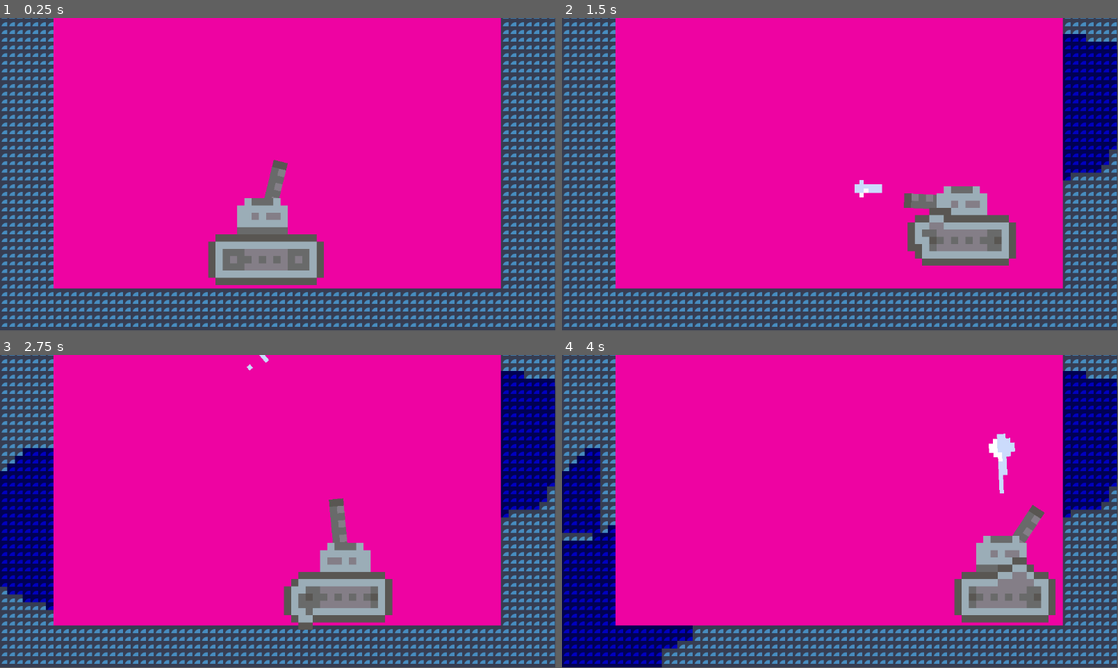
Above: before the commit, frames 1-4 (two rows, left to right).
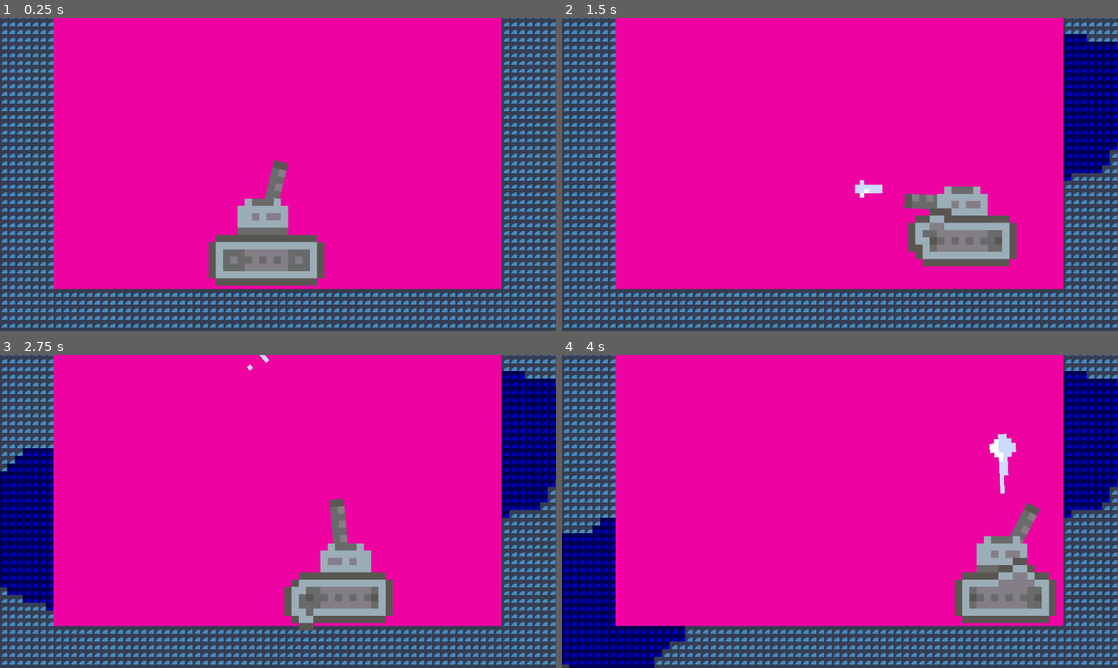
Above: after the commit, the same moments.

Repository: Jorgelino328/Inkblut
Game: Godot game, scene res://Scenes/test_scene.tscn
The game is run twice, just before and just after one commit, with the same random seed, the same clock (stepped at 60 frames per second) and the same inputs. The engine's default icon, where the game draws it, is replaced by a stand-in: a white triangle on a blue panel in a dark square.
Inputs (mouse positions are in pixels of both pictures, inside the frame that each line leads up to):
- Up to frame 1 (0.25 s): no input
- Up to frame 2 (1.5 s): move the mouse to (962, 158) at 0.52 s; hold D (move_right) from 0.53 s (still down); click (962, 158) at 0.6 s; tap Space (jump) at 0.77 s; move the mouse to (728, 190) at 1.27 s; click (728, 190) at 1.35 s
- Up to frame 3 (2.75 s): tap Space (jump) at 1.52 s; move the mouse to (333, 442) at 2.02 s; release D (move_right) at 2.03 s; hold A (move_left) from 2.03 s (still down); click (333, 442) at 2.1 s
- Up to frame 4 (4 s): move the mouse to (812, 574) at 2.77 s; release A (move_left) at 2.78 s; hold D (move_right) from 2.78 s (still down); click (812, 574) at 2.85 s; tap Space (jump) at 3.02, 3.77 s; move the mouse to (1006, 558) at 3.52 s; click (1006, 558) at 3.6 s
In our replay, the window is 799x449 before the commit and 800x450 after it. These sizes can differ from the game's own. Grey fills any space a smaller window leaves; there, only what the larger window draws over its background counts as a difference.

The runs differ from the first frame. In frame 1, 6.4% of the frame differs, in the area x 0-100%, y 0-99%; in frame 2, 6.5%; in frame 3, 6.5%; in frame 4, 8.6%, in the area x 0-100%, y 0-100%.

Commit message:
feat: added menu and quit screens

Diff:
--- /dev/null
+++ b/Assets/Themes/inkblut_classic.tres
@@ -0,0 +1,71 @@
+[gd_resource type="Theme" load_steps=8 format=3 uid="uid://dyswh45trxwxj"]
+
+[ext_resource type="FontFile" uid="uid://cqp33stkjbo7x" path="res://Assets/Fonts/Typodermic Fonts/octin spraypaint a rg.otf" id="1_e0hkm"]
+[ext_resource type="FontFile" uid="uid://boprqy7ku3opr" path="res://Assets/Fonts/Typodermic Fonts/almonte.otf" id="1_psrgg"]
+
+[sub_resource type="StyleBoxFlat" id="StyleBoxFlat_8p7v8"]
+bg_color = Color(0.2, 0.00784314, 0.168627, 0.627451)
+corner_radius_top_left = 10
+corner_radius_top_right = 10
+corner_radius_bottom_right = 10
+corner_radius_bottom_left = 10
+shadow_color = Color(0, 0, 0, 0.615686)
+shadow_size = 2
+shadow_offset = Vector2(15, 10)
+
+[sub_resource type="StyleBoxFlat" id="StyleBoxFlat_fovey"]
+bg_color = Color(0.4, 0.0392157, 0.345098, 0.627451)
+corner_radius_top_left = 10
+corner_radius_top_right = 10
+corner_radius_bottom_right = 10
+corner_radius_bottom_left = 10
+shadow_color = Color(0, 0, 0, 0.615686)
+shadow_size = 2
+shadow_offset = Vector2(15, 10)
+
+[sub_resource type="StyleBoxFlat" id="StyleBoxFlat_jetrh"]
+bg_color = Color(0.54902, 0.0745098, 0.478431, 0.627451)
+corner_radius_top_left = 10
+corner_radius_top_right = 10
+corner_radius_bottom_right = 10
+corner_radius_bottom_left = 10
+shadow_color = Color(0, 0, 0, 0.615686)
+shadow_size = 2
+shadow_offset = Vector2(10, 10)
+
+[sub_resource type="StyleBoxFlat" id="StyleBoxFlat_2g757"]
+bg_color = Color(0.4, 0.0392157, 0.345098, 0.627451)
+corner_radius_top_left = 10
+corner_radius_top_right = 10
+corner_radius_bottom_right = 10
+corner_radius_bottom_left = 10
+shadow_color = Color(0, 0, 0, 0.615686)
+shadow_size = 2
+shadow_offset = Vector2(15, 10)
+
+[sub_resource type="StyleBoxFlat" id="StyleBoxFlat_i1hne"]
+bg_color = Color(0.792157, 0.192157, 0.690196, 0.627451)
+corner_radius_top_left = 10
+corner_radius_top_right = 10
+corner_radius_bottom_right = 10
+corner_radius_bottom_left = 10
+shadow_color = Color(0, 0, 0, 0.615686)
+shadow_size = 2
+shadow_offset = Vector2(10, 10)
+
+[resource]
+Button/colors/font_color = Color(0, 0, 0, 1)
+Button/colors/font_disabled_color = Color(0.117647, 0.117647, 0.117647, 1)
+Button/colors/font_focus_color = Color(0, 0, 0, 1)
+Button/colors/font_hover_color = Color(0.329412, 0, 0, 1)
+Button/colors/font_hover_pressed_color = Color(0.509804, 0, 0, 1)
+Button/colors/font_outline_color = Color(0, 0, 0, 1)
+Button/colors/font_pressed_color = Color(0.509804, 0, 0, 1)
+Button/font_sizes/font_size = 60
+Button/fonts/font = ExtResource("1_e0hkm")
+Button/styles/disabled = SubResource("StyleBoxFlat_8p7v8")
+Button/styles/focus = SubResource("StyleBoxFlat_fovey")
+Button/styles/hover = SubResource("StyleBoxFlat_jetrh")
+Button/styles/normal = SubResource("StyleBoxFlat_2g757")
+Button/styles/pressed = SubResource("StyleBoxFlat_i1hne")
+Label/fonts/font = ExtResource("1_psrgg")
--- /dev/null
+++ b/Scenes/UI/game_over.tscn
@@ -0,0 +1,55 @@
+[gd_scene load_steps=4 format=3 uid="uid://svdg820khmat"]
+
+[ext_resource type="Texture2D" uid="uid://b4bqicyso63m2" path="res://Assets/Sprites/menu.png" id="1_xmimp"]
+[ext_resource type="FontFile" uid="uid://cqp33stkjbo7x" path="res://Assets/Fonts/Typodermic Fonts/octin spraypaint a rg.otf" id="2_84rtu"]
+[ext_resource type="Theme" uid="uid://dyswh45trxwxj" path="res://Assets/Themes/inkblut_classic.tres" id="3_4iisa"]
+
+[node name="GameOver" type="Control"]
+layout_mode = 3
+anchors_preset = 0
+
+[node name="ColorRect" type="ColorRect" parent="."]
+offset_left = -16.0
+offset_top = -16.0
+offset_right = 1240.0
+offset_bottom = 688.0
+color = Color(0.176471, 0.0627451, 0.152941, 1)
+
+[node name="TextureRect" type="TextureRect" parent="."]
+modulate = Color(0.172549, 0, 0.215686, 1)
+offset_left = -16.0
+offset_top = -16.0
+offset_right = 1240.0
+offset_bottom = 688.0
+texture = ExtResource("1_xmimp")
+expand_mode = 1
+
+[node name="Label" type="Label" parent="."]
+offset_left = 224.0
+offset_top = 80.0
+offset_right = 944.0
+offset_bottom = 320.0
+theme_override_colors/font_color = Color(0.329412, 0, 0, 1)
+theme_override_colors/font_shadow_color = Color(0, 0, 0, 1)
+theme_override_constants/shadow_offset_x = 10
+theme_override_constants/shadow_offset_y = 20
+theme_override_constants/shadow_outline_size = 55
+theme_override_fonts/font = ExtResource("2_84rtu")
+theme_override_font_sizes/font_size = 200
+text = "YOU DIED"
+
+[node name="VBoxContainer" type="VBoxContainer" parent="."]
+offset_left = 296.0
+offset_top = 392.0
+offset_right = 896.0
+offset_bottom = 628.0
+theme = ExtResource("3_4iisa")
+theme_override_constants/separation = 25
+
+[node name="Button" type="Button" parent="VBoxContainer"]
+layout_mode = 2
+text = "RESPAWN"
+
+[node name="Button2" type="Button" parent="VBoxContainer"]
+layout_mode = 2
+text = "Quit"
--- /dev/null
+++ b/Scenes/UI/main_menu.tscn
@@ -0,0 +1,63 @@
+[gd_scene load_steps=4 format=3 uid="uid://d0qpxuebkestk"]
+
+[ext_resource type="FontFile" uid="uid://cqp33stkjbo7x" path="res://Assets/Fonts/Typodermic Fonts/octin spraypaint a rg.otf" id="1_n1ud2"]
+[ext_resource type="Texture2D" uid="uid://b4bqicyso63m2" path="res://Assets/Sprites/menu.png" id="1_t554u"]
+[ext_resource type="Theme" uid="uid://dyswh45trxwxj" path="res://Assets/Themes/inkblut_classic.tres" id="2_7nnll"]
+
+[node name="MainMenu" type="Control"]
+layout_mode = 3
+anchors_preset = 0
+
+[node name="ColorRect" type="ColorRect" parent="."]
+layout_mode = 0
+offset_left = -16.0
+offset_top = -16.0
+offset_right = 1240.0
+offset_bottom = 688.0
+color = Color(0.176471, 0.0627451, 0.152941, 1)
+
+[node name="TextureRect" type="TextureRect" parent="."]
+modulate = Color(0.172549, 0, 0.215686, 1)
+layout_mode = 0
+offset_left = -16.0
+offset_top = -16.0
+offset_right = 1240.0
+offset_bottom = 688.0
+texture = ExtResource("1_t554u")
+expand_mode = 1
+
+[node name="Label" type="Label" parent="."]
+layout_mode = 0
+offset_left = 264.0
+offset_top = 40.0
+offset_right = 920.0
+offset_bottom = 280.0
+theme_override_colors/font_color = Color(0.329412, 0, 0, 1)
+theme_override_colors/font_shadow_color = Color(0, 0, 0, 1)
+theme_override_constants/shadow_offset_x = 10
+theme_override_constants/shadow_offset_y = 20
+theme_override_constants/shadow_outline_size = 55
+theme_override_fonts/font = ExtResource("1_n1ud2")
+theme_override_font_sizes/font_size = 200
+text = "INKBLUT"
+
+[node name="VBoxContainer" type="VBoxContainer" parent="."]
+layout_mode = 0
+offset_left = 296.0
+offset_top = 320.0
+offset_right = 896.0
+offset_bottom = 628.0
+theme = ExtResource("2_7nnll")
+theme_override_constants/separation = 25
+
+[node name="Button" type="Button" parent="VBoxContainer"]
+layout_mode = 2
+text = "Play"
+
+[node name="Button3" type="Button" parent="VBoxContainer"]
+layout_mode = 2
+text = "Settings"
+
+[node name="Button2" type="Button" parent="VBoxContainer"]
+layout_mode = 2
+text = "Quit"
--- a/project.godot
+++ b/project.godot
@@ -14,6 +14,11 @@
 run/main_scene="res://Scenes/test_scene.tscn"
 config/features=PackedStringArray("4.2", "GL Compatibility")
 config/icon="res://icon.svg"
+
+[display]
+
+window/stretch/mode="viewport"
+window/stretch/aspect="expand"
 
 [input]
 
Binary file added: Assets/Fonts/Typodermic Fonts/1980 portable.otf
Not shown, added: Assets/Fonts/Typodermic Fonts/1980 portable.otf.import
Binary file added: Assets/Fonts/Typodermic Fonts/256 bytes.otf
Not shown, added: Assets/Fonts/Typodermic Fonts/256 bytes.otf.import
Binary file added: Assets/Fonts/Typodermic Fonts/Minya Nouvelle Bd It.otf
Not shown, added: Assets/Fonts/Typodermic Fonts/Minya Nouvelle Bd It.otf.import
Binary file added: Assets/Fonts/Typodermic Fonts/Minya Nouvelle Bd.otf
Not shown, added: Assets/Fonts/Typodermic Fonts/Minya Nouvelle Bd.otf.import
Binary file added: Assets/Fonts/Typodermic Fonts/Minya Nouvelle It.otf
Not shown, added: Assets/Fonts/Typodermic Fonts/Minya Nouvelle It.otf.import
Binary file added: Assets/Fonts/Typodermic Fonts/Minya Nouvelle Rg.otf
Not shown, added: Assets/Fonts/Typodermic Fonts/Minya Nouvelle Rg.otf.import
(and 1156 more such lines)
